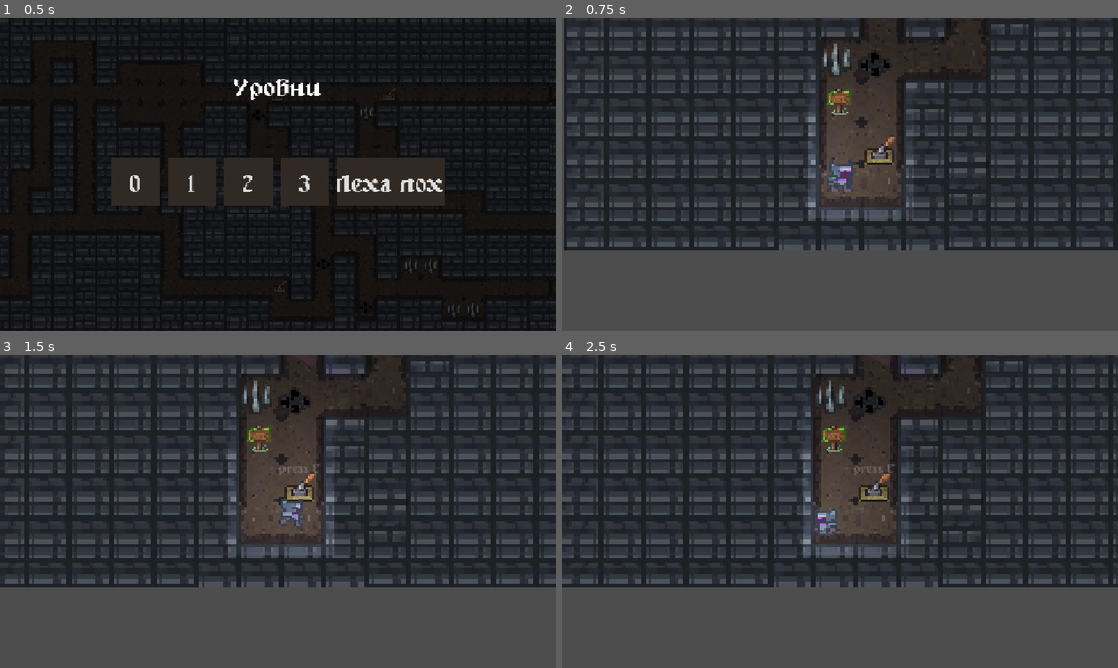
Above: before the commit, frames 1-4 (two rows, left to right).
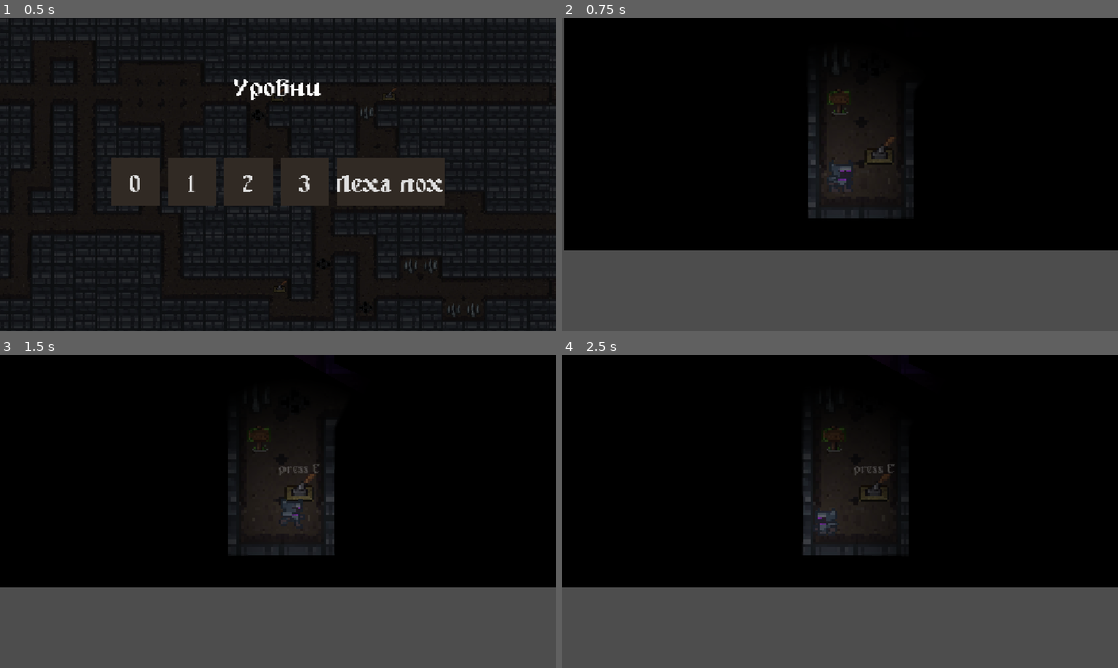
Above: after the commit, the same moments.

Repository: Fer1zon/Labirint-with-Dima
Game: Godot game, scene res://scenes/меню.tscn
Two runs of this game, one before a commit and one after it. Both use one fixed random seed, a clock stepped at 60 frames per second and the inputs below. Sound files missing from this copy of the repository are replaced by a short silence.
Inputs:
- Up to frame 1 (0.5 s): no input
- Up to frame 2 (0.75 s): click "0" at 0.5 s
- Up to frame 3 (1.5 s): tap Enter at 1.25 s; hold D (walkRight) from 1.28 s (still down); hold E (interaction) from 1.28 s (still down)
- Up to frame 4 (2.5 s): release D (walkRight) at 2.03 s; release E (interaction) at 2.03 s; hold A (walkLeft) from 2.03 s (still down); tap S (walkBottom) at 2.1 s

Frame 1 is identical in both runs. In frame 2, 73% of the frame differs, in the area x 0-100%, y 0-75%; in frame 3, 73%; in frame 4, 73%.

Commit message:
fix level

Diff:
--- a/scenes/levels/leha_level.tscn
+++ b/scenes/levels/leha_level.tscn
@@ -14,15 +14,12 @@
 
 [node name="leha_level" instance=ExtResource("1_xdnyo")]
 
-[node name="CanvasModulate" parent="." index="0"]
-visible = false
-
 [node name="walls_and_roads" parent="." index="1"]
 position = Vector2(1.5258789e-05, 2.0000305)
 tile_map_data = PackedByteArray("AAAAAAAAAQAEAAEAEgAAABAAAQAEAAEAEgAcABAAAQAEAAAAAAAcAAAAAQAEAAEAEgABAAAAAQAEAAEAEgACAA …(91776 unchanged characters)…
 
 [node name="Player" parent="." index="2" instance=ExtResource("5_ygy6y")]
-position = Vector2(1303, 453)
+position = Vector2(141, 258)
 
 [node name="throns" parent="throns" index="0" instance=ExtResource("4_cjv8r")]
 position = Vector2(-57, 381)
--- a/scenes/levels/test_level.tscn
+++ b/scenes/levels/test_level.tscn
@@ -11,9 +11,6 @@
 
 [node name="test_level" instance=ExtResource("1_48ne7")]
 metadata/level_number = 0
-
-[node name="CanvasModulate" parent="." index="0"]
-visible = false
 
 [node name="walls_and_roads" parent="." index="1"]
 tile_map_data = PackedByteArray("AAAAAAAAAQADAAAAAAAAABAAAQADAAIAAAAcABAAAQAFAAIAAAAcAAAAAQAFAAAAAAABAAAAAQAEAAAAAAACAA …(7808 unchanged characters)…
